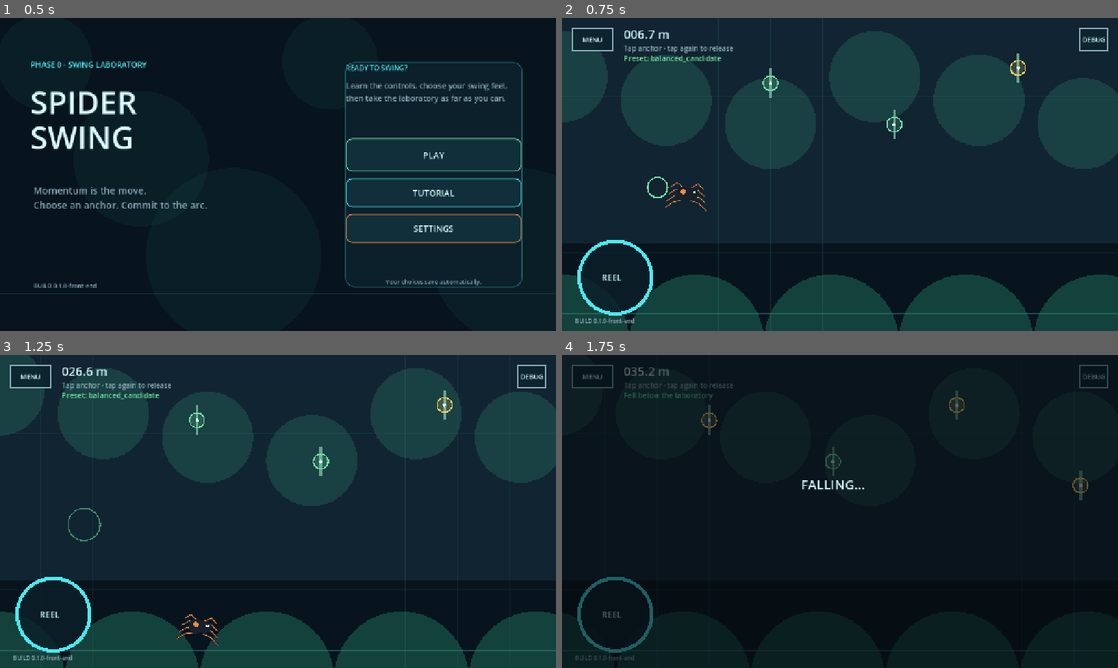
Above: before the commit, frames 1-4 (two rows, left to right).
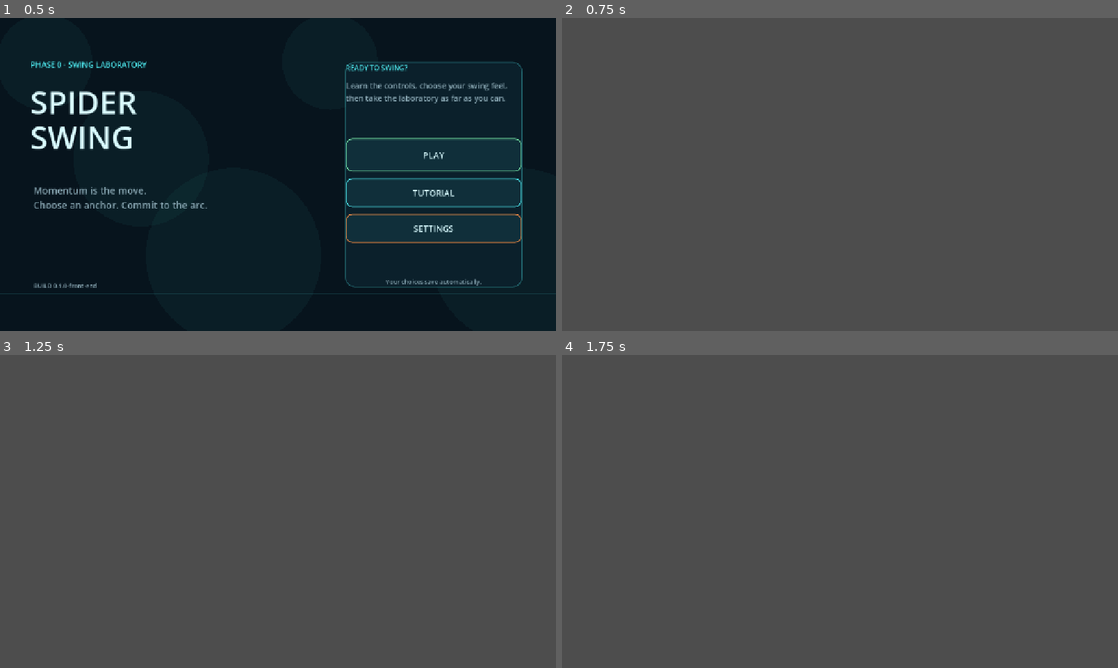
Above: after the commit, the same moments.

Repository: menno420/spider-swing
Game: Godot game, scene res://game/bootstrap/main.tscn
Same seed, same stepped clock (60 frames per second), same inputs: the game is played once before the commit and once after it.
Inputs (mouse positions are in pixels of both pictures, inside the frame that each line leads up to):
- Up to frame 1 (0.5 s): no input
- Up to frame 2 (0.75 s): click "PLAY" at 0.5 s
- Up to frame 3 (1.25 s): no input
- Up to frame 4 (1.75 s): click (1067, 621) at 1.27 s

Frame 1 is identical in both runs. In frame 2, 100% of the frame differs, in the area x 0-100%, y 0-100%; in frame 3, 100%; in frame 4, 100%.
Error after the commit: Parse Error: Invalid argument for "reset()" function: argument 2 should be "CourseGeometry" but is "PackedVector2Array". (res://game/application/swing_lab_sess…

Commit message:
Implement the Phase 0.5 traversal slice

Diff:
--- a/game/simulation/simulation_world.gd
+++ b/game/simulation/simulation_world.gd
@@ -13,11 +13,14 @@
 var furthest_x: float = START_POSITION.x
 var tick: int = 0
 var anchors: PackedVector2Array = PackedVector2Array()
+var surface_segments: Array[Rect2] = []
+var obstacles: Array[Rect2] = []
+var burst_cooldown_remaining: float = 0.0
 var web := WebConstraint.new()
 var _commands: Array[InputCommand] = []
 
 
-func reset(active_config: SwingConfig, course_anchors: PackedVector2Array) -> void:
+func reset(active_config: SwingConfig, geometry: CourseGeometry) -> void:
 	config = active_config
 	position = START_POSITION
 	velocity = START_VELOCITY
@@ -25,17 +28,25 @@
 	distance_pixels = 0.0
 	furthest_x = START_POSITION.x
 	tick = 0
-	anchors = course_anchors.duplicate()
+	set_course_geometry(geometry)
+	burst_cooldown_remaining = 0.0
 	web.reset(config)
 	_commands.clear()
 
 
+func set_course_geometry(geometry: CourseGeometry) -> void:
+	anchors = geometry.aim_guides.duplicate()
+	surface_segments = geometry.surface_segments.duplicate()
+	obstacles = geometry.obstacles.duplicate()
+
+
 func queue_command(command: InputCommand) -> void:
 	_commands.append(command)
 
 
 func step(delta: float) -> Array[SimulationEvent]:
 	var events: Array[SimulationEvent] = []
+	burst_cooldown_remaining = maxf(0.0, burst_cooldown_remaining - delta)
 	_commands.sort_custom(func(a: InputCommand, b: InputCommand) -> bool:
 		return a.sequence < b.sequence)
 	for command: InputCommand in _commands:
@@ -75,6 +86,13 @@
 			position,
 			"Lost behind the camera",
 			{"cause": &"camera_boundary"},
+			))
+	elif _collides_with_obstacle(position):
+		events.append(SimulationEvent.make(
+			SimulationEvent.Kind.DEATH_REQUESTED,
+			position,
+			"Hit a laboratory obstacle",
+			{"cause": &"obstacle"},
 		))
 
 	return events
@@ -84,19 +102,35 @@
 	return furthest_x - config.camera_left_kill_distance
 
 
-func nearest_anchor(target: Vector2) -> Dictionary:
+func nearest_surface_point(target: Vector2) -> Dictionary:
 	var best_distance := INF
 	var best := Vector2.ZERO
-	for candidate: Vector2 in anchors:
+	for surface: Rect2 in surface_segments:
+		var candidate := Vector2(
+			clampf(target.x, surface.position.x, surface.end.x),
+			surface.end.y,
+		)
 		var distance := candidate.distance_to(target)
 		if distance < best_distance:
 			best_distance = distance
 			best = candidate
 	return {
-		"found": best_distance <= config.attachment_snap_radius,
+		"found": best_distance <= config.surface_snap_distance,
 		"anchor": best,
 		"distance": best_distance,
 	}
+
+
+func _collides_with_obstacle(center: Vector2) -> bool:
+	for obstacle: Rect2 in obstacles:
+		var closest := Vector2(
+			clampf(center.x, obstacle.position.x, obstacle.end.x),
+			clampf(center.y, obstacle.position.y, obstacle.end.y),
+		)
+		if center.distance_squared_to(closest) <= \
+				config.player_collision_radius * config.player_collision_radius:
+			return true
+	return false
 
 
 func _consume(
@@ -105,12 +139,12 @@
 ) -> void:
 	match command.kind:
 		InputCommand.Kind.ATTACH:
-			var nearest := nearest_anchor(command.world_target)
+			var nearest := nearest_surface_point(command.world_target)
 			if not bool(nearest["found"]):
 				events.append(SimulationEvent.make(
 					SimulationEvent.Kind.INVALID_TARGET,
 					command.world_target,
-					"No web-compatible anchor",
+					"No web-compatible ceiling surface",
 				))
 				return
 			var selected_anchor: Vector2 = nearest["anchor"]
@@ -126,13 +160,13 @@
 					events.append(SimulationEvent.make(
 						SimulationEvent.Kind.OUT_OF_RANGE,
 						selected_anchor,
-						"Anchor out of range",
+						"Surface out of range",
 					))
 				_:
 					events.append(SimulationEvent.make(
 						SimulationEvent.Kind.INVALID_TARGET,
 						selected_anchor,
-						"Anchor outside attachment cone",
+						"Surface outside attachment cone",
 					))
 		InputCommand.Kind.RELEASE:
 			if web.attached:
@@ -153,3 +187,24 @@
 				web.set_reel_active(true)
 		InputCommand.Kind.REEL_STOP:
 			web.set_reel_active(false)
+		InputCommand.Kind.BURST:
+			if burst_cooldown_remaining > 0.0:
+				events.append(SimulationEvent.make(
+					SimulationEvent.Kind.BURST_UNAVAILABLE,
+					position,
+					"Burst recharging",
+					{"remaining": burst_cooldown_remaining},
+				))
+				return
+			web.release()
+			velocity.x = maxf(
+				velocity.x + config.burst_impulse,
+				config.starting_target_speed + config.burst_impulse,
+			)
+			velocity.y = minf(velocity.y, -config.burst_lift)
+			burst_cooldown_remaining = config.burst_cooldown
+			events.append(SimulationEvent.make(
+				SimulationEvent.Kind.BURST_STARTED,
+				position,
+				"Forward Burst",
+			))
